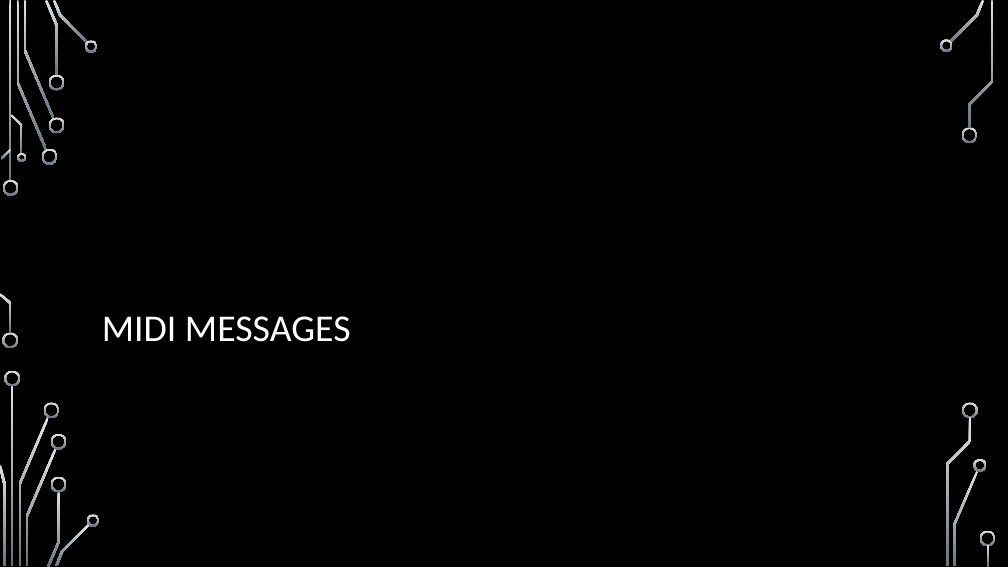
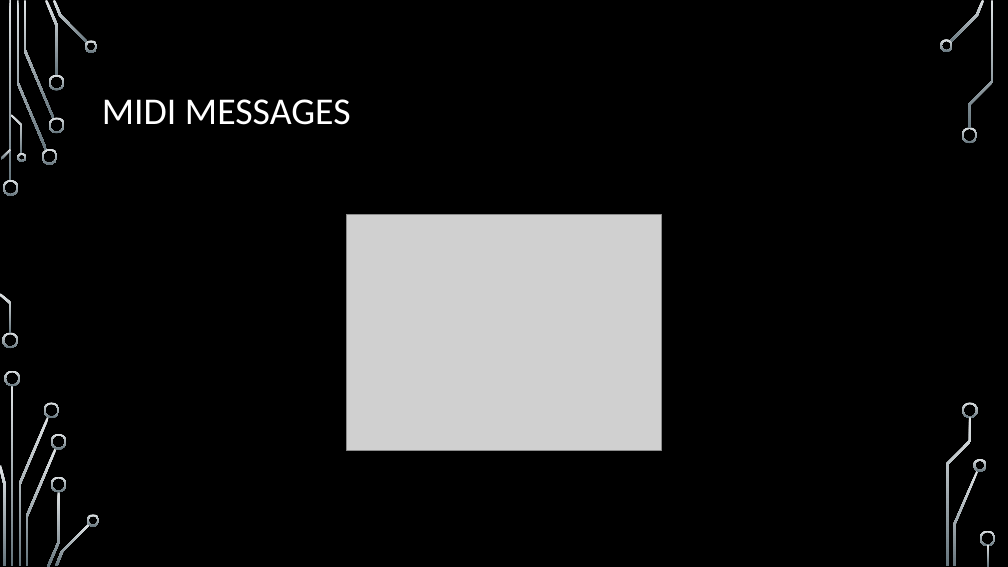
Before and after one commit to BlitzCityDIY/CircuitPython-Bluefruit-MIDI-Demos, a slide deck: slide 6 of Using MIDI with CircuitPython Slides.pptx. Drawn at 1008x567 pixels with LibreOffice and Linux fonts; fonts in the diff are those of the drawing; grey boxes stand for pictures; background and template pictures are left out. Boxes give left, top, right and bottom in pixels: in the first picture for what was removed or moved away, otherwise in the second. Text is boxed around its words. In the diff, an @@ line names an element or a change of style, - is before the commit and + after.

```diff
--- a/Using MIDI with CircuitPython Slides.pptx
+++ b/Using MIDI with CircuitPython Slides.pptx
@@ title "MIDI MESSAGES": place and size @@
-title "MIDI MESSAGES" at [102, 316, 351, 342]
+title "MIDI MESSAGES" at [102, 99, 351, 125]
@@ title "MIDI MESSAGES" at [102, 99, 351, 125]: vertical alignment bottom to middle @@
@@ picture added at [346, 214, 662, 450] @@
```
Also in this commit, not shown: 8 other slides changed, 2 other files.
